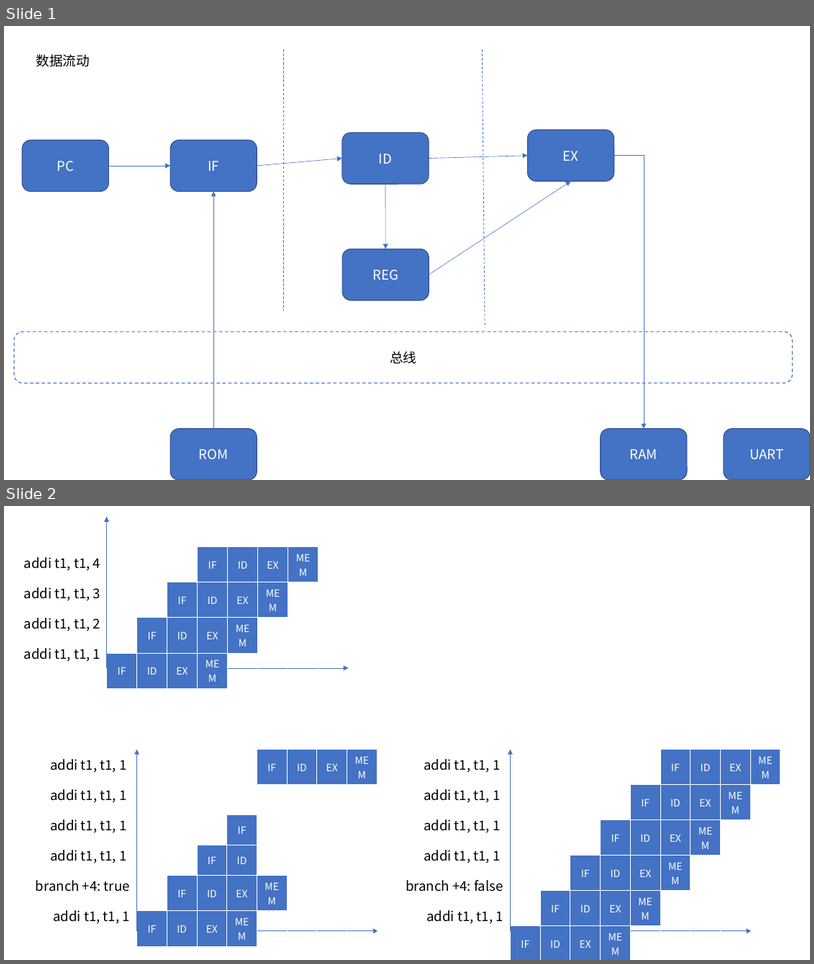
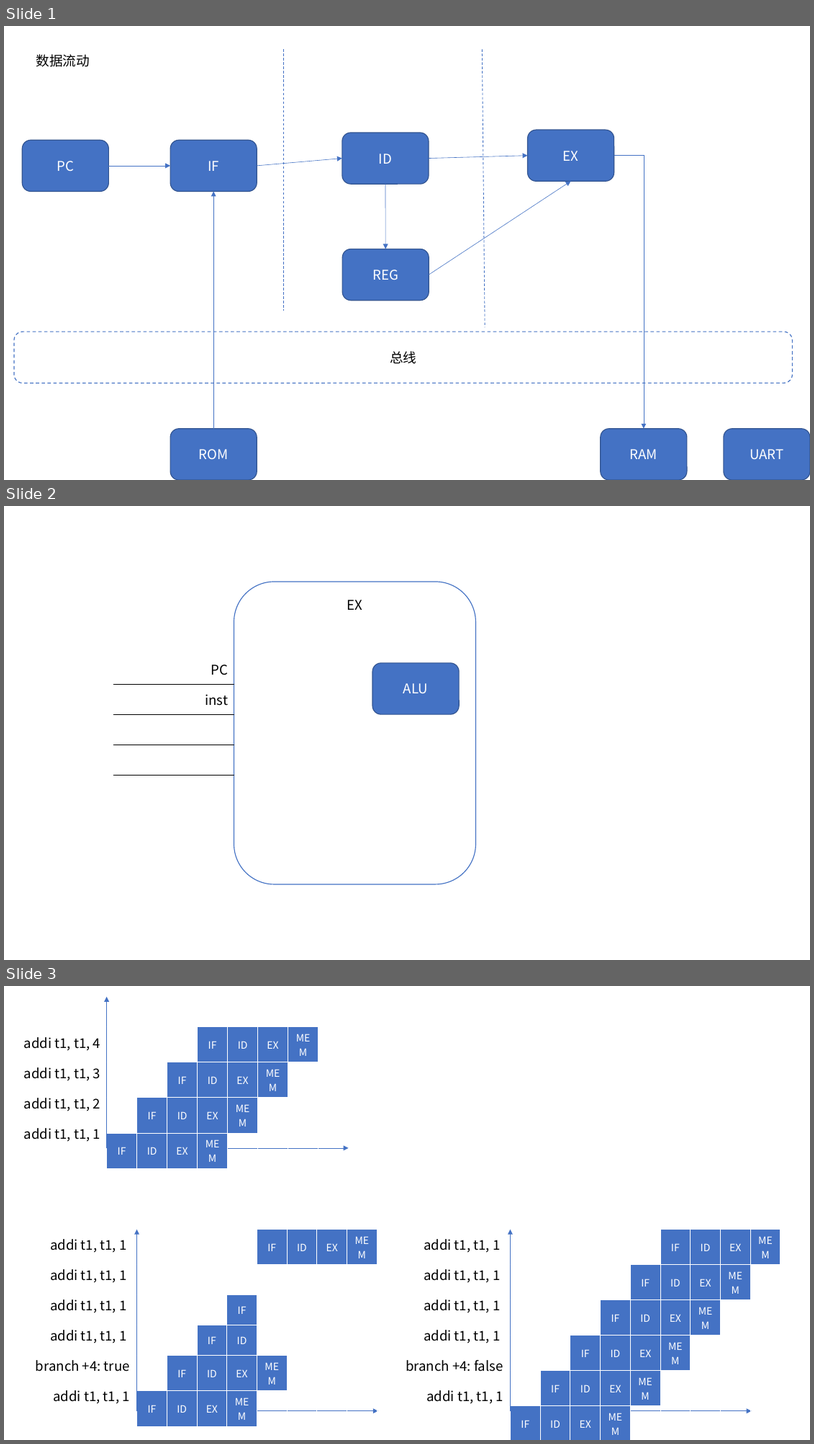
Before and after one commit to lsn42/rua, a slide deck: rua.pptx. Shown one above the other, each under a label of ours: slides 1 and 2 before the commit, slides 1, 2 and 3 after it. The pictures are 814x964 and 814x1444 pixels, drawn with LibreOffice and Linux fonts; fonts in the diff are those of the drawing. Boxes give left, top, right and bottom in pixels: in the first picture for what was removed or moved away, otherwise in the second. Text is boxed around its words. In the diff, an @@ line names an element or a change of style, - is before the commit and + after.

```diff
--- a/rua.pptx
+++ b/rua.pptx
@@ slide 2 added at <box>4,506,810,960</box>, background #FFFFFF @@
@@ rounded rectangle added at <box>234,582,476,884</box>, fill #FFFFFF, outline #4472C4 1 pt, 16 pt, text #000000 @@
+EX
@@ table added at <box>113,654,234,775</box>, 4 rows, 1 columns @@
+PC
+inst
+
+
@@ rounded rectangle added at <box>373,663,460,714</box>, fill #4472C4, outline #325491 1 pt, 16 pt, text #FFFFFF @@
+ALU
@@ what was slide 2 is now slide 3 @@
```
Also in this commit, not shown: 5 other files.
